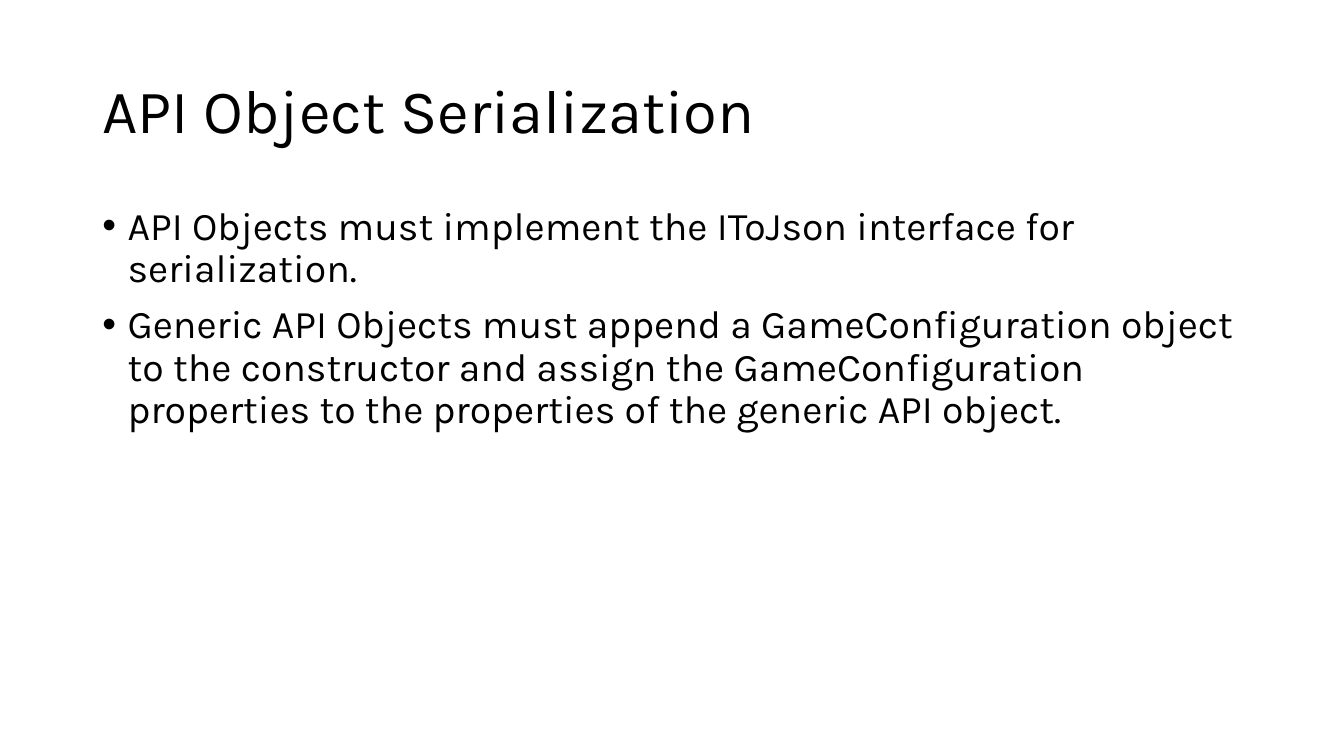
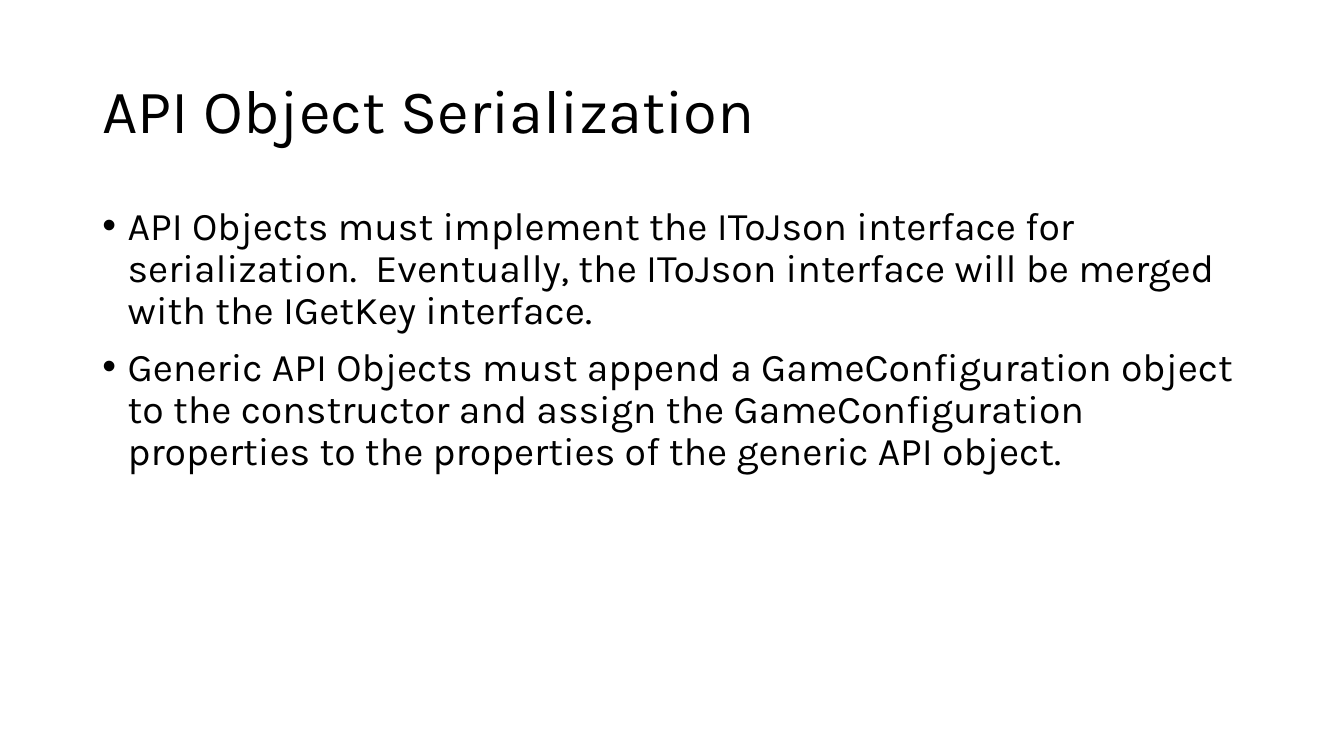
Before and after one commit to marcjohnston/AngbandOS, a slide deck: slide 8 of Documents/Object Property Design and Binding.pptx. Drawn at 1344x756 pixels with LibreOffice and Linux fonts; fonts in the diff are those of the drawing. Boxes give left, top, right and bottom in pixels: in the first picture for what was removed or moved away, otherwise in the second. Text is boxed around its words. In the diff, an @@ line names an element or a change of style, - is before the commit and + after.

```diff
--- a/Documents/Object Property Design and Binding.pptx
+++ b/Documents/Object Property Design and Binding.pptx
@@ text at [128, 213, 1214, 334]: text changed @@
-• API Objects must implement the IToJson interface for serialization.
+• API Objects must implement the IToJson interface for serialization. Eventually, the IToJson interface will be merged with the IGetKey interface.
```
Also in this commit, not shown: 3 other slides changed, 5 slides added.
